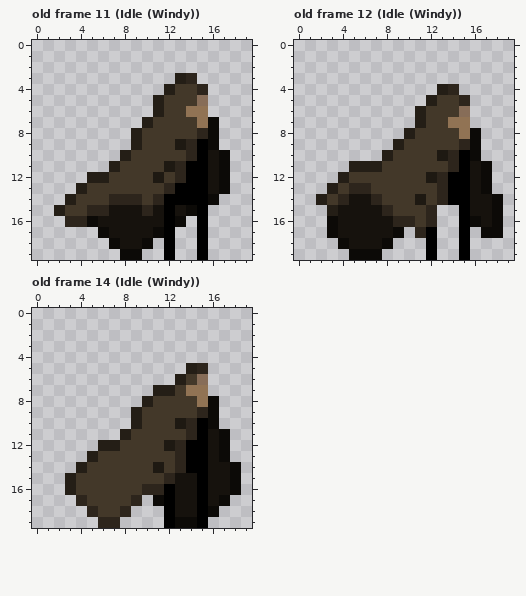
Two states of a pixel-art file, OpenGLSandSim/player/player.aseprite. The picture above was drawn from the file before the commit.
20x20 pixels, 22 frames. Shown: old frame 11 (Idle (Windy)), old frame 12 (Idle (Windy)), old frame 14 (Idle (Windy)). The commit also changed other frames, which this record leaves out.
After the commit:
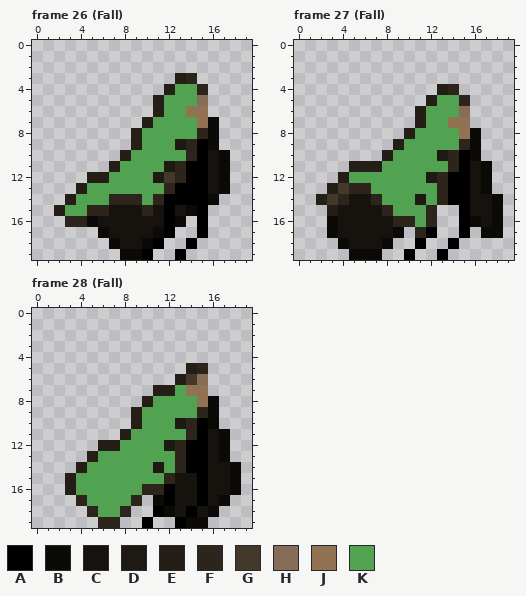
Palette (. is transparent): A #000000  B #0c0a07  C #16120d  D #1e1912  E #241e16  F #2d251c  G #433829  H #876d58  J #917354  K #51a251
A new or re-ordered frame is compared with the old frame closest to it.
The exact change:
frames 22 -> 28
Changed rows in their new state; - is an unchanged pixel.
Frame 26 (Fall) is new; against old frame 11 (Idle (Windy)), layer "player":
first column x 3:
 4 ----------KK-
 5 ---------KKK-
 6 ---------KK--
 7 --------KKKK-
 8 -------KKKKK-
 9 -------KKK---
10 ------KKKKK--
11 -----KKKK----
12 ----KKKK-----
13 --KKKKKKK----
14 -KKK---K-----
15 KK-----------
18 --------A.-A.
19 -------A-.A-.
Frame 27 (Fall) is new; against old frame 12 (Idle (Windy)), layer "player":
first column x 5:
 5 --------KK-
 6 -------KKK-
 7 -------KK--
 8 ------KKKK-
 9 -----KKKKK-
10 ----KKKK---
11 ---KKKKKK--
12 KKKKKKK----
13 --KKKKKK---
14 ---KKK-K---
15 ----KKK----
16 ------K----
18 ------A.-A.
19 -----A-.A-.
Frame 28 (Fall) is new; against old frame 14 (Idle (Windy)), layer "player":
first column x 4:
 7 ---------K--
 8 -------KKKK-
 9 ------KKKKK-
10 ------KKK---
11 -----KKKKK--
12 ----KKKK----
13 --KKKKKKK---
14 -KKKKKK-K---
15 KKKKKKKK----
16 KKKKKK------
17 -KKKK-------
18 --KK---AB-AC
19 ------A-.A-B
Where, in picture pixels (left, top, right, bottom), the same in both pictures:
changed: (65, 84, 197, 216)
changed: (142, 238, 208, 260)
changed: (349, 95, 470, 260)
changed: (76, 385, 208, 528)
